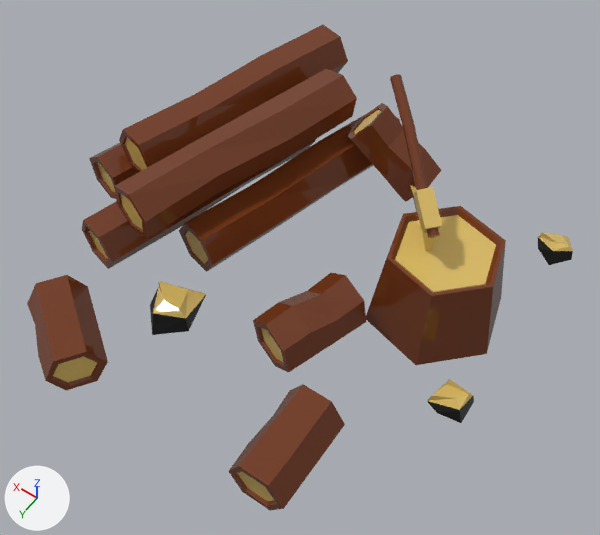
What one commit did to the FBX model Assets/3D/FBX/SM_Wood.fbx.
Rendered twice from a 50 mm camera at (-0.606, 0.752, 1.248) aimed at (-0.09, 0.03, 0.113). Arrows for +X, +Y and +Z are at lower left; the lights stay in place. Where no turn or scale is listed for an object, it has been applied to the vertices.
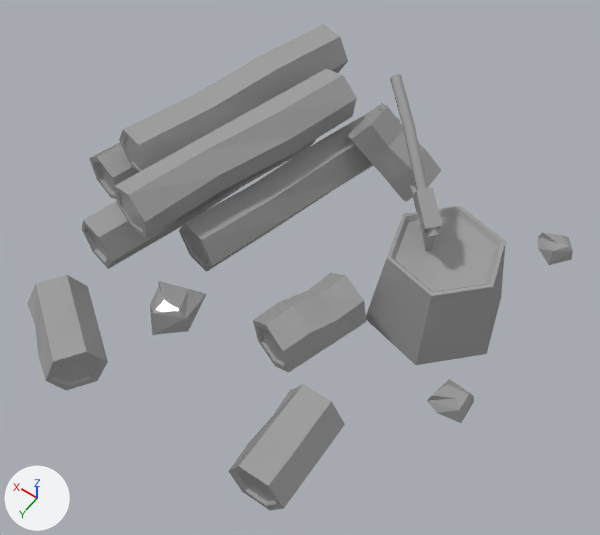
The newer file is also turned or shifted as a whole; pictures and numbers use the older file's frame.

Pixel boxes (x1, y1, x2, y2) of what changed, in the pictures (600 x 535 px):
part 1 of me_mesh, recoloured (brown to grey): (27, 25, 506, 511) in both
part 2 of me_mesh, recoloured (yellow to grey): (53, 110, 573, 501) in both
part 3 of me_mesh, recoloured (black to grey): (186, 295, 206, 331) in both
part 4 of me_mesh, recoloured (black to grey): (150, 238, 553, 423) in both
part 5 of me_mesh, recoloured (black to grey): (152, 251, 573, 423) in both

Patch to the scene script:
```diff
--- a/Assets/3D/FBX/SM_Wood.fbx.py
+++ b/Assets/3D/FBX/SM_Wood.fbx.py
@@ mat_vertex @@
+mat_vertex = principled_material('Vertex')
+mat_vertex.base_color = (0.353, 0.353, 0.353)  # grey #a0a0a0
+mat_vertex.roughness = 0.0
@@ me_mesh @@
 me_mesh.from_pydata(...)  # 526 vertices, 992 faces; spans x 0.916..1.795, y -0.795..0.113, z 0.073..0.428
 # used by ob_cylinder009; location = (-1.369, 0.315, -0.067)
-me_mesh.materials.append(mat_material__14_slot__6)  # black #000000
+# me_mesh part 1: all 846 faces that had it switch from mat_material__3 (brown #73391b) to mat_vertex (grey #a0a0a0)
+# me_mesh part 2: all 122 faces that had it switch from mat_material__25 (yellow #dcbd66) to mat_vertex (grey #a0a0a0)
+# me_mesh part 3: all 6 faces that had it switch from mat_material__14_slot__3 (black #000000) to mat_vertex (grey #a0a0a0)
+# me_mesh part 4: all 6 faces that had it switch from mat_material__14_slot__4 (black #000000) to mat_vertex (grey #a0a0a0)
+# me_mesh part 5: all 6 faces that had it switch from mat_material__14_slot__5 (black #000000) to mat_vertex (grey #a0a0a0)
```
